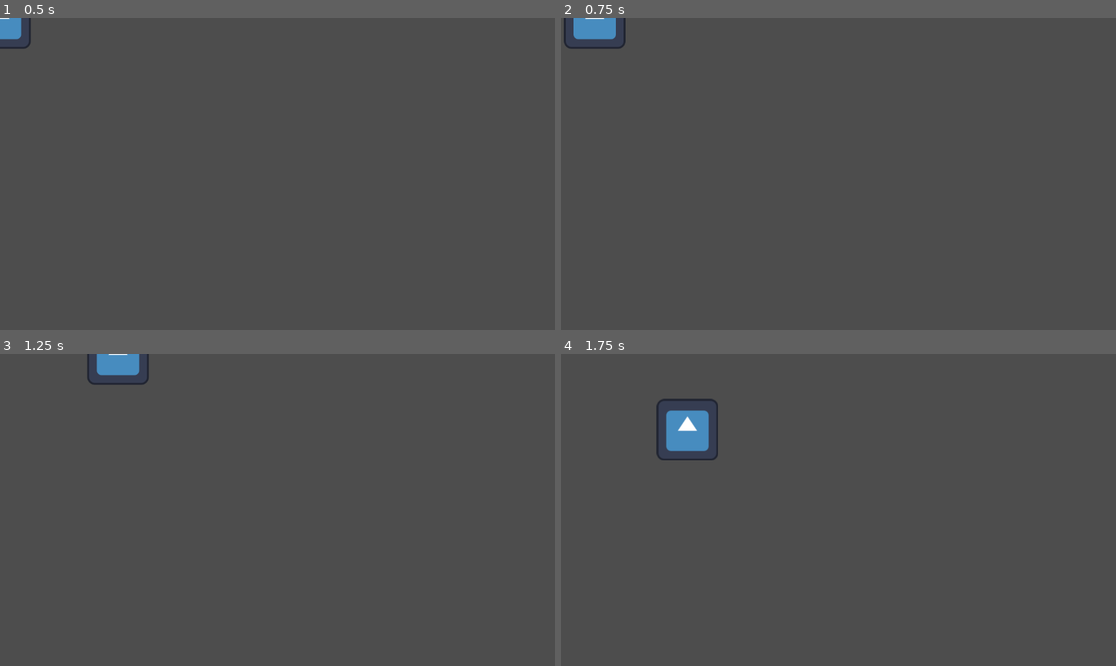
Above: before the commit, frames 1-4 (two rows, left to right).
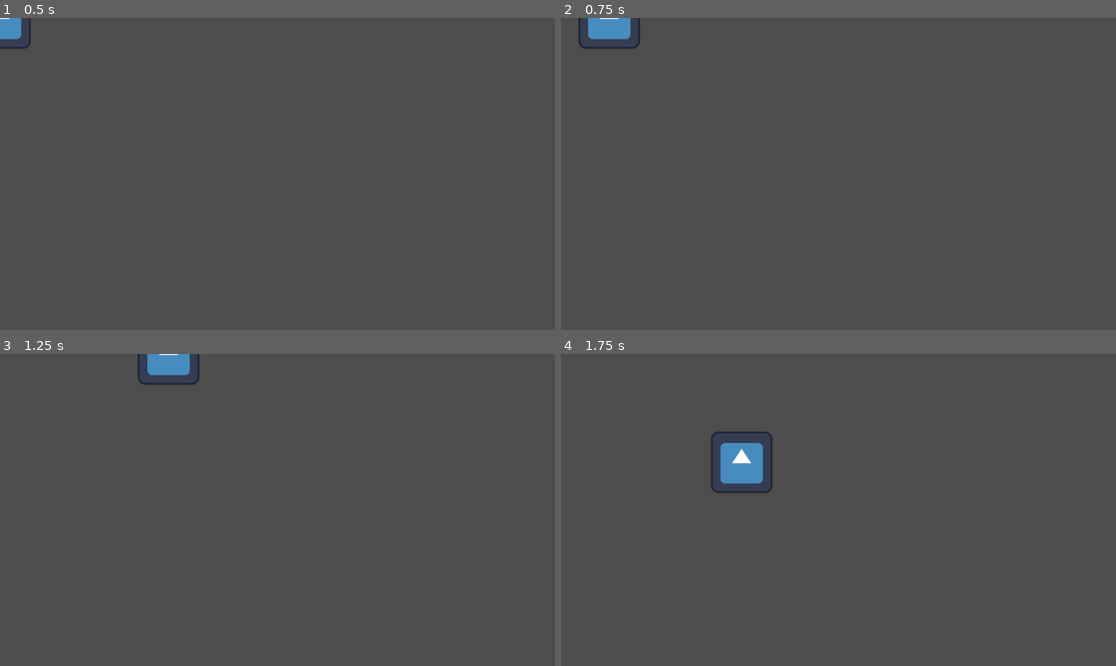
Above: after the commit, the same moments.

Repository: AlexAb123/May-Term
Game: Godot game, scene res://Scenes/Main.tscn
Two runs of this game, one before a commit and one after it. Both use one fixed random seed, a clock stepped at 60 frames per second and the inputs below. The engine's default icon, where the game draws it, is replaced by a stand-in: a white triangle on a blue panel in a dark square.
Inputs:
- Up to frame 1 (0.5 s): no input
- Up to frame 2 (0.75 s): tap Enter at 0.5 s; hold D (move_right) from 0.53 s (still down)
- Up to frame 3 (1.25 s): keep holding D (move_right)
- Up to frame 4 (1.75 s): release D (move_right) at 1.28 s; hold S (move_down) from 1.28 s (still down)

Frame 1 is identical in both runs. In frame 2, 0.5% of the frame differs, in the area x 0-15%, y 0-10%; in frame 3, 1.3%; in frame 4, 2.6%, in the area x 17-39%, y 14-45%.

Commit message:
Base Classes

Diff:
--- a/Scenes/player.tscn
+++ b/Scenes/player.tscn
@@ -1,12 +1,13 @@
 [gd_scene load_steps=4 format=3 uid="uid://cnscbil3epn63"]
 
-[ext_resource type="Script" path="res://Scripts/player.gd" id="1_4f7sm"]
+[ext_resource type="Script" path="res://Scripts/Player Scripts/player.gd" id="1_fb2bp"]
 [ext_resource type="Texture2D" uid="uid://s4t57ssophup" path="res://icon.svg" id="2_41dj7"]
 
 [sub_resource type="RectangleShape2D" id="RectangleShape2D_ky37t"]
+size = Vector2(128, 128)
 
 [node name="Player" type="CharacterBody2D"]
-script = ExtResource("1_4f7sm")
+script = ExtResource("1_fb2bp")
 
 [node name="CollisionShape2D" type="CollisionShape2D" parent="."]
 shape = SubResource("RectangleShape2D_ky37t")
--- /dev/null
+++ b/Scripts/Building Scripts/BaseBuilding.gd
@@ -0,0 +1,15 @@
+extends Node2D
+
+class_name Building
+
+var buildTime
+var cost
+
+# Called when the node enters the scene tree for the first time.
+func _ready():
+	pass # Replace with function body.
+
+
+# Called every frame. 'delta' is the elapsed time since the previous frame.
+func _process(delta):
+	pass
--- /dev/null
+++ b/Scripts/Building Scripts/BaseDefenseBuilding.gd
@@ -0,0 +1,11 @@
+extends BaseBuilding
+
+
+# Called when the node enters the scene tree for the first time.
+func _ready():
+	pass # Replace with function body.
+
+
+# Called every frame. 'delta' is the elapsed time since the previous frame.
+func _process(delta):
+	pass
--- /dev/null
+++ b/Scripts/Building Scripts/BaseRecipeBuilding.gd
@@ -0,0 +1,11 @@
+extends BaseBuilding
+
+
+# Called when the node enters the scene tree for the first time.
+func _ready():
+	pass # Replace with function body.
+
+
+# Called every frame. 'delta' is the elapsed time since the previous frame.
+func _process(delta):
+	pass
--- /dev/null
+++ b/Scripts/Item Scripts/Item.gd
@@ -0,0 +1,11 @@
+extends Node
+
+
+# Called when the node enters the scene tree for the first time.
+func _ready():
+	pass # Replace with function body.
+
+
+# Called every frame. 'delta' is the elapsed time since the previous frame.
+func _process(delta):
+	pass
--- a/Scripts/player.gd
+++ b/Scripts/Player Scripts/player.gd
@@ -1,11 +1,7 @@
 extends CharacterBody2D
 
 @export_category("Movement")
-@export var moveSpeed = 350
-
-@export_category("Stats")
-@export var maxHealth = 10
-@export var currentHealth = 10
+@export var moveSpeed = 500
 
 func _physics_process(delta):
 
